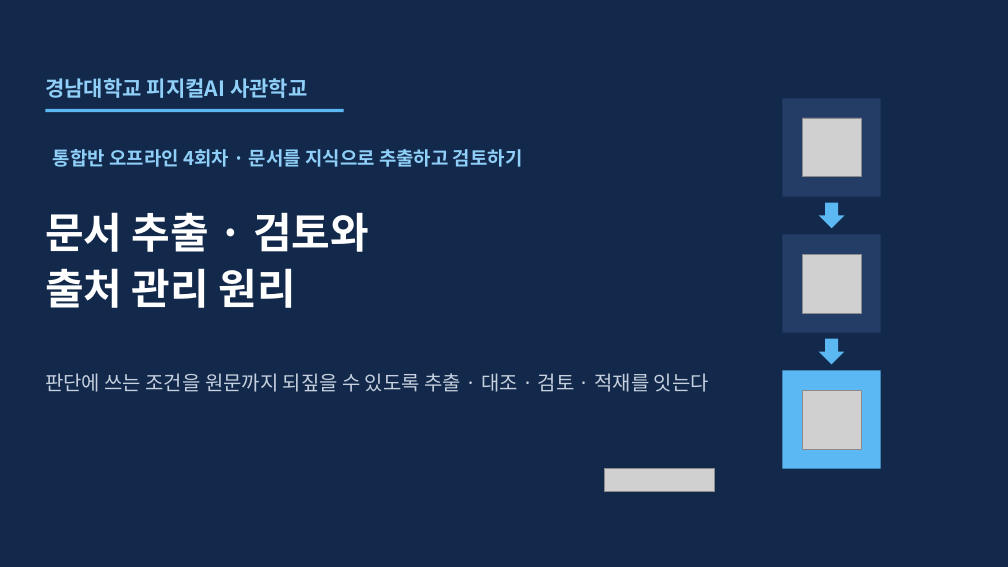
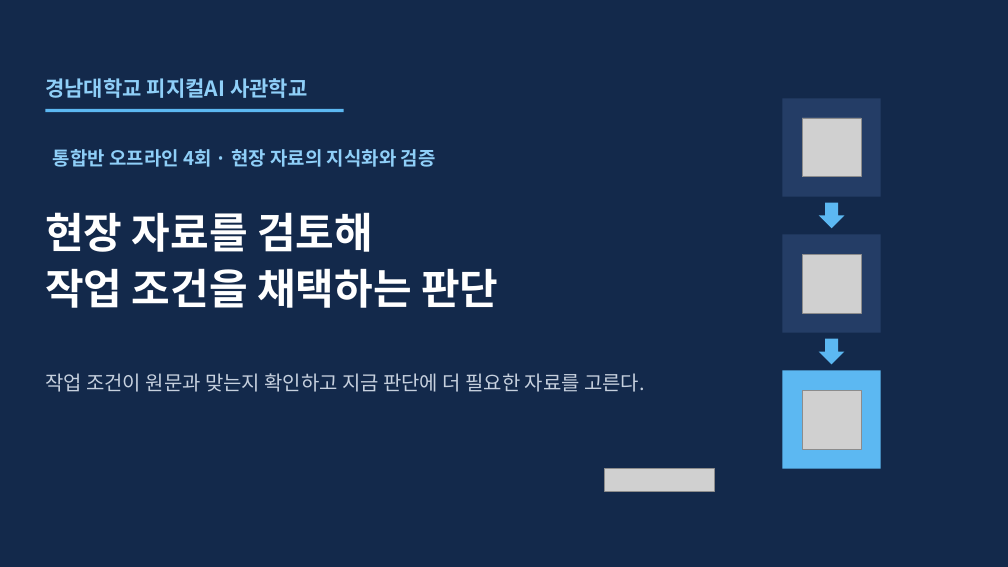
Before and after one commit to uengine-oss/hyd-iot-edu, a slide deck: slide 1 of workspace/강의제작/산출물/통합반/이론_오프라인/04회차/통합반_오프라인_04회차.pptx. Drawn at 1008x567 pixels with LibreOffice and Linux fonts; fonts in the diff are those of the drawing; grey boxes stand for pictures. Boxes give left, top, right and bottom in pixels: in the first picture for what was removed or moved away, otherwise in the second. Text is boxed around its words. In the diff, an @@ line names an element or a change of style, - is before the commit and + after.

```diff
--- a/workspace/강의제작/산출물/통합반/이론_오프라인/04회차/통합반_오프라인_04회차.pptx
+++ b/workspace/강의제작/산출물/통합반/이론_오프라인/04회차/통합반_오프라인_04회차.pptx
@@ text at bbox=[53, 149, 436, 167]: text changed @@
-통합반 오프라인 4회차 · 문서를 지식으로 추출하고 검토하기
+통합반 오프라인 4회 · 현장 자료의 지식화와 검증
@@ text at bbox=[45, 212, 498, 308]: text changed @@
-문서 추출 · 검토와
-출처 관리 원리
+현장 자료를 검토해
+작업 조건을 채택하는 판단
@@ text at bbox=[45, 373, 645, 392]: text changed @@
-판단에 쓰는 조건을 원문까지 되짚을 수 있도록 추출 · 대조 · 검토 · 적재를 잇는다
+작업 조건이 원문과 맞는지 확인하고 지금 판단에 더 필요한 자료를 고른다.
```
Also in this commit, not shown: 9 other slides changed, 15 slides added, 25 slides removed, 13 other files.
